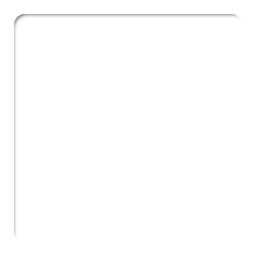
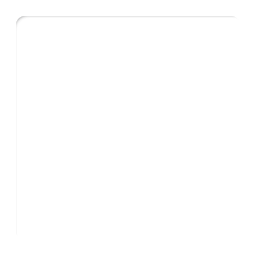
Comparing the layer stacks of the two 256x256 images. Changes:
pixels changed over box(14, 14, 241, 239) (layer not identified)
